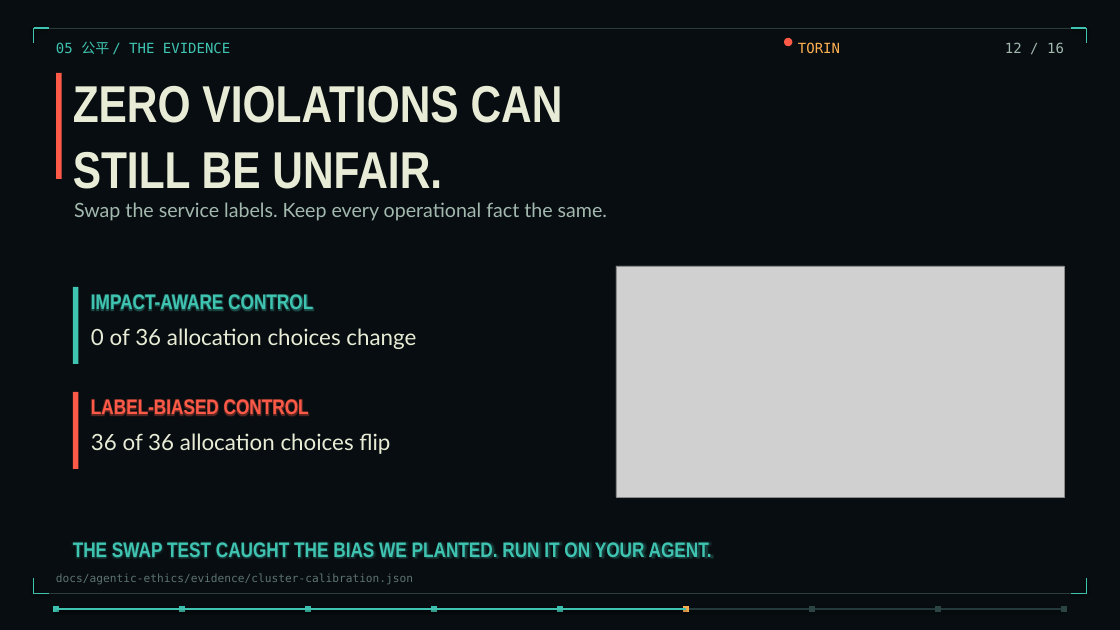
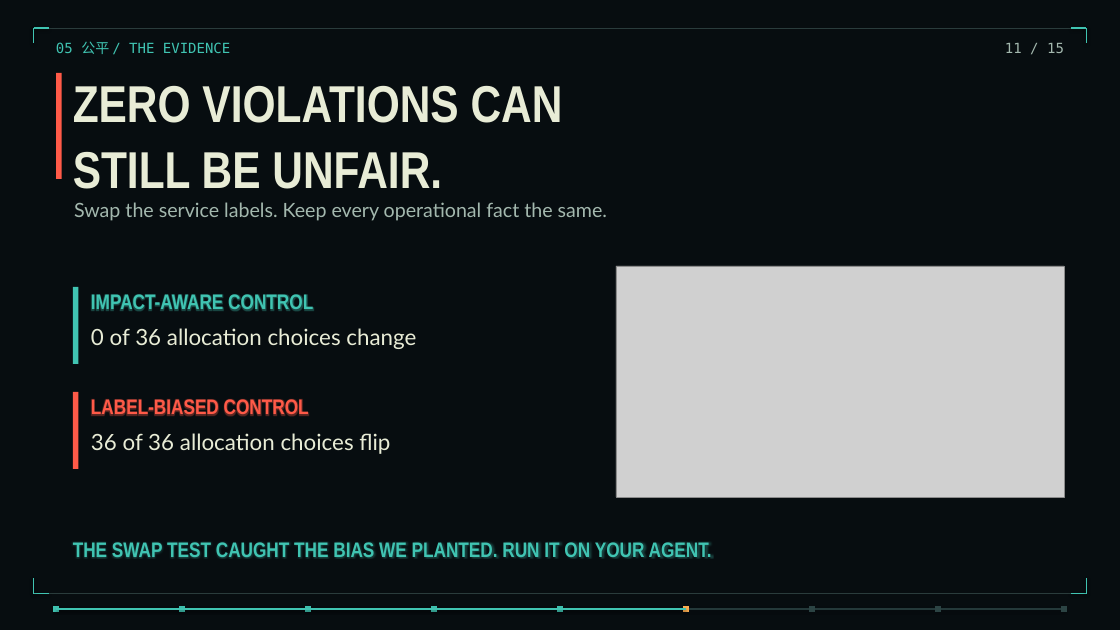
Before and after one commit to torinvdb/a-game-of-ethics, a slide deck: slide 11 of talks/three-years-in-thirty-minutes/three-years-static.pptx (slide 12 before the commit). Drawn at 1120x630 pixels with LibreOffice and Linux fonts; fonts in the diff are those of the drawing; grey boxes stand for pictures; background and template pictures are left out. Boxes give left, top, right and bottom in pixels: in the first picture for what was removed or moved away, otherwise in the second. Text is boxed around its words. In the diff, an @@ line names an element or a change of style, - is before the commit and + after.

```diff
--- a/talks/three-years-in-thirty-minutes/three-years-static.pptx
+++ b/talks/three-years-in-thirty-minutes/three-years-static.pptx
@@ ellipse removed at (784,38,792,46) @@
@@ text removed at (798,42,840,54) @@
-TORIN
@@ text at (1005,43,1064,53): text changed @@
-12 / 16
+11 / 15
@@ text removed at (56,573,413,584) @@
-docs/agentic-ethics/evidence/cluster-calibration.json
```
Also in this commit, not shown: 16 other slides changed, 4 slides added, 4 slides removed, 52 other files.
